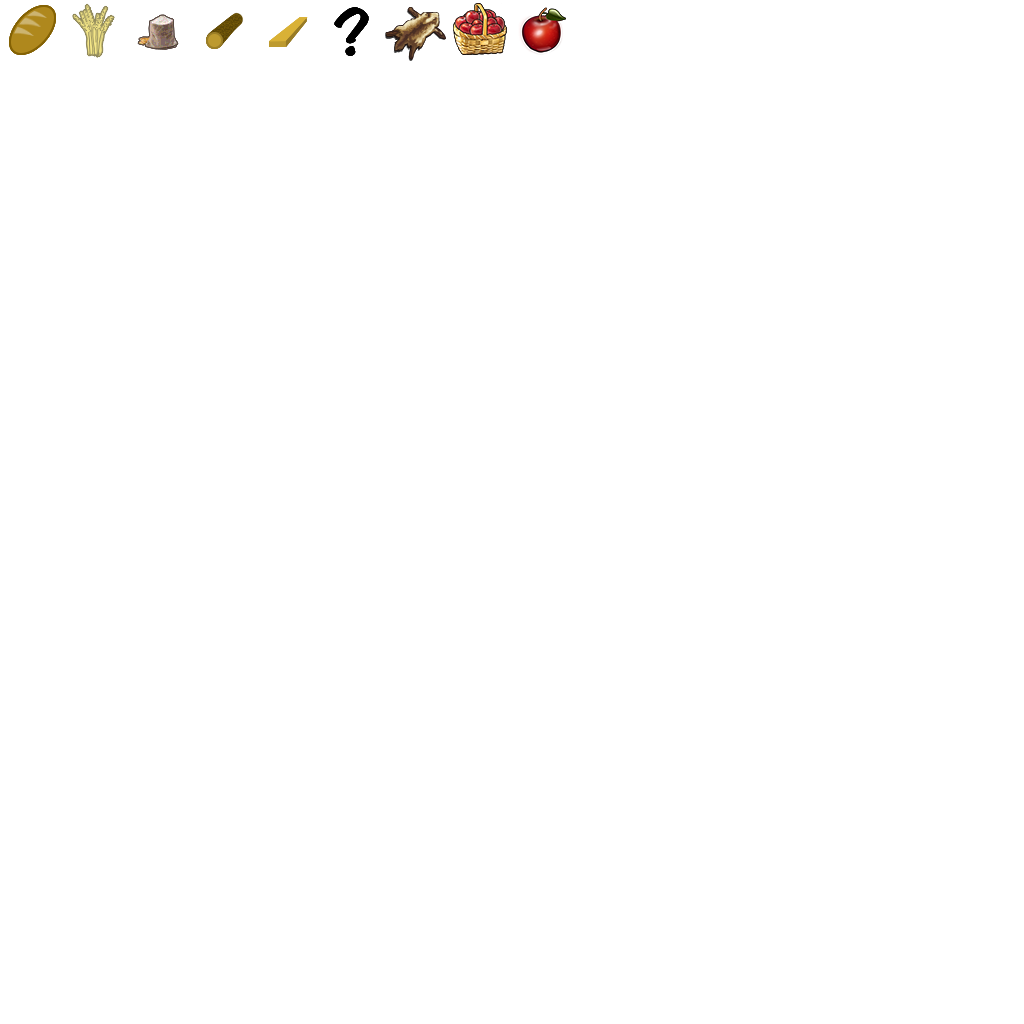
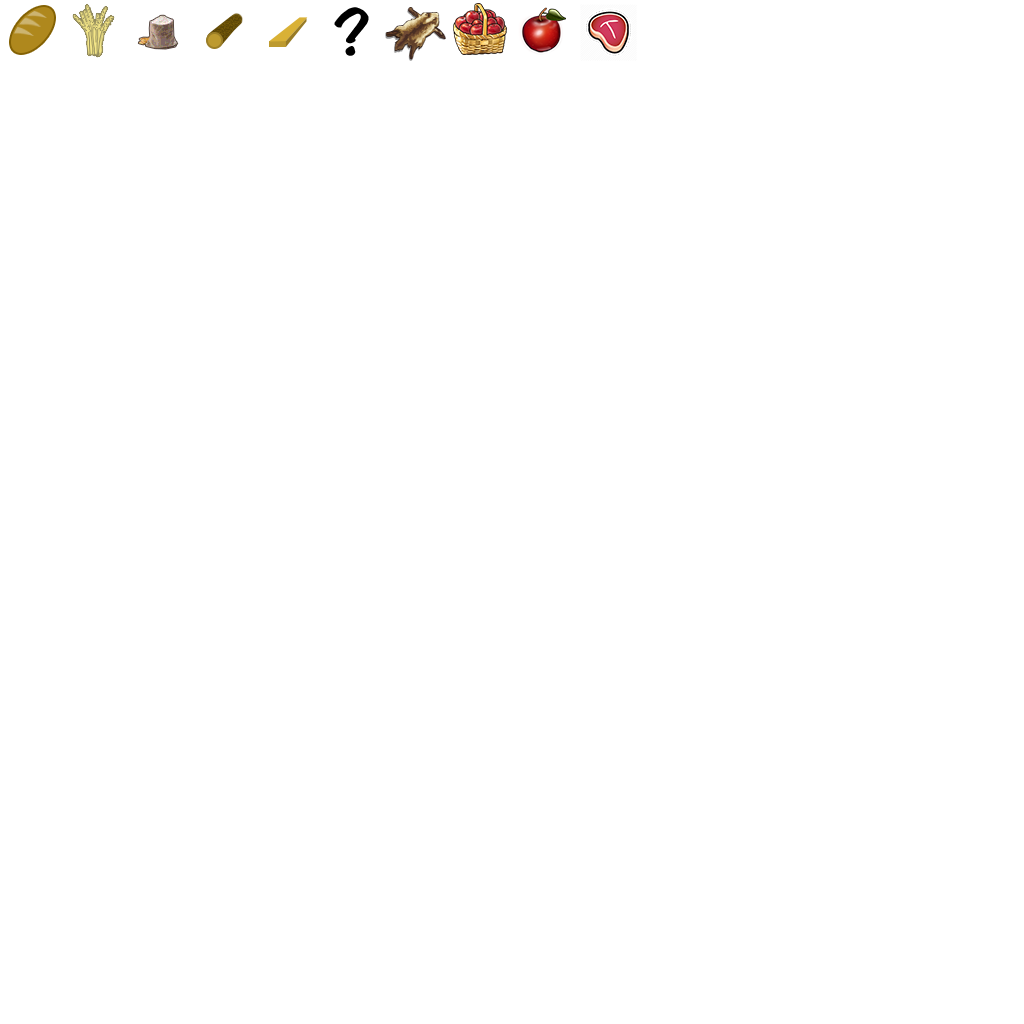
Before/after of a 1024 x 1024 layered artwork. What changed in the layer stack:
hid "CtrlAltShiftE", painted on it over left=9, top=3, right=637, bottom=61
added group "1-10" with 1 layers above "1-9" over left=580, top=4, right=637, bottom=61
added layer "food_steak-512" in group "1-10" over left=580, top=4, right=637, bottom=61
